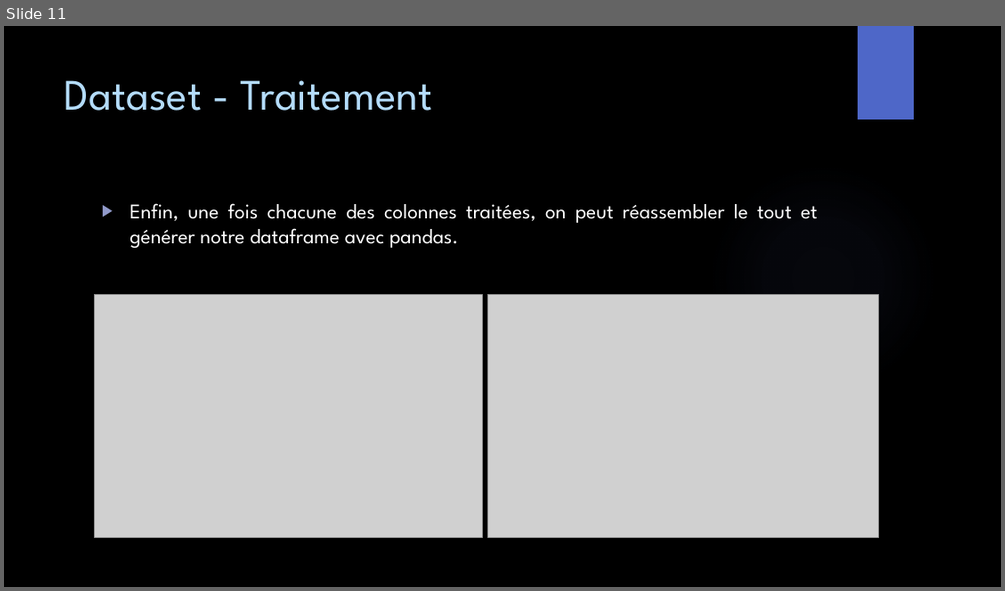
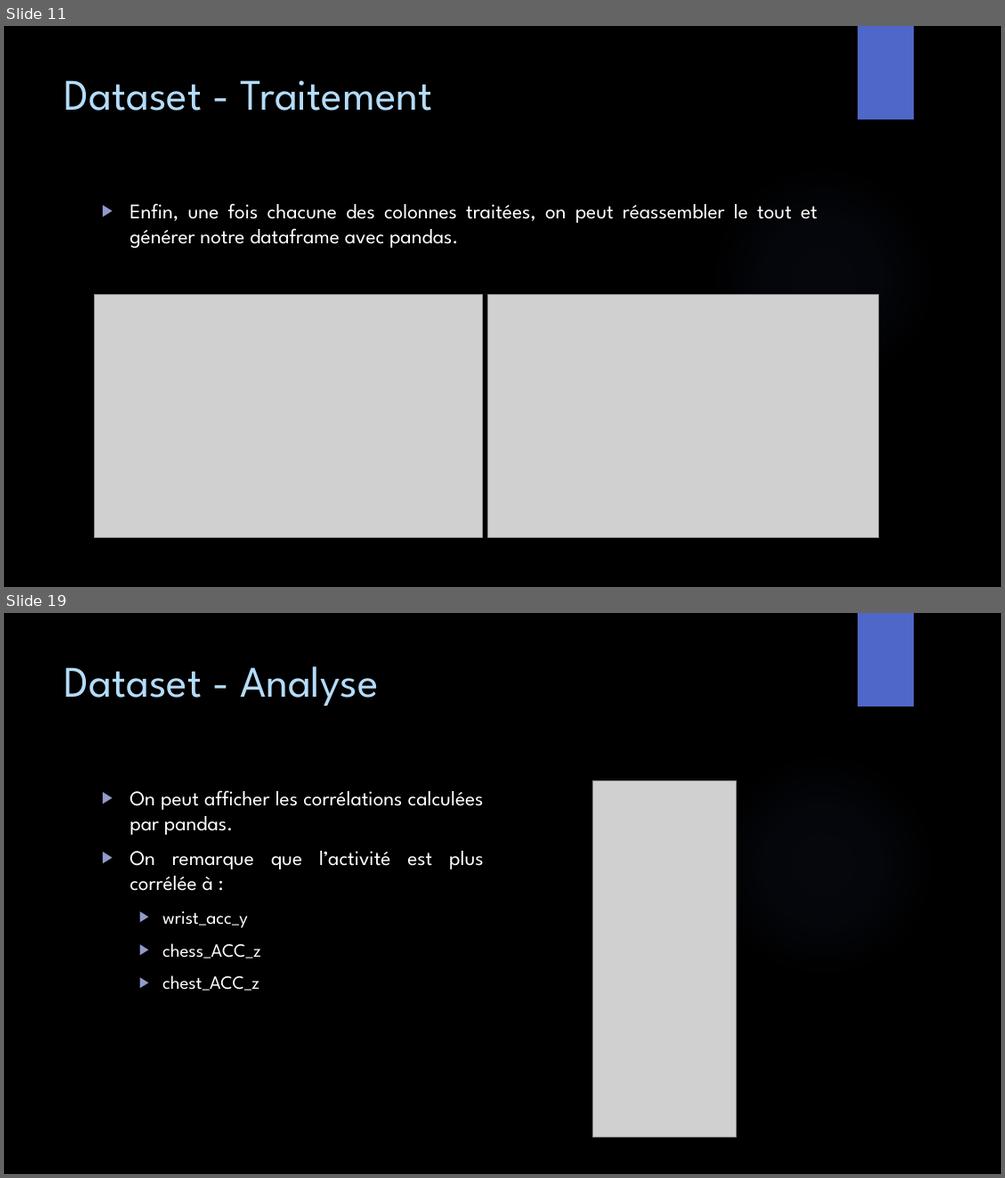
Before and after one commit to GailletLouis/Python_for_data_analysis, a slide deck: presentation.pptx. Shown one above the other, each under a label of ours: slide 11 before the commit, slides 11 and 19 after it; the slides between them are not shown. The pictures are 1005x591 and 1005x1178 pixels, drawn with LibreOffice and Linux fonts; fonts in the diff are those of the drawing; grey boxes stand for pictures; background and template pictures are left out. Boxes give left, top, right and bottom in pixels: in the first picture for what was removed or moved away, otherwise in the second. Text is boxed around its words. In the diff, an @@ line names an element or a change of style, - is before the commit and + after.

```diff
--- a/presentation.pptx
+++ b/presentation.pptx
@@ slide 19 added at box(4, 613, 1001, 1174), background picture (left out); not listed: 2 template elements that a slide beside it also shows @@
@@ title added at box(65, 666, 378, 706), 42 pt, text #B4DCFA @@
+Dataset - Analyse
@@ text added at box(129, 790, 484, 990), 20 pt, text #FFFFFF @@
+▶ On peut afficher les corrélations calculées par pandas.
+▶ On remarque que l’activité est plus corrélée à :
+  ▶ wrist_acc_y
+  ▶ chess_ACC_z
+  ▶ chest_ACC_z
@@ picture added at box(593, 781, 736, 1137) @@
```
Also in this commit, not shown: 2 slides changed, 5 other slides added, 1 other file.
